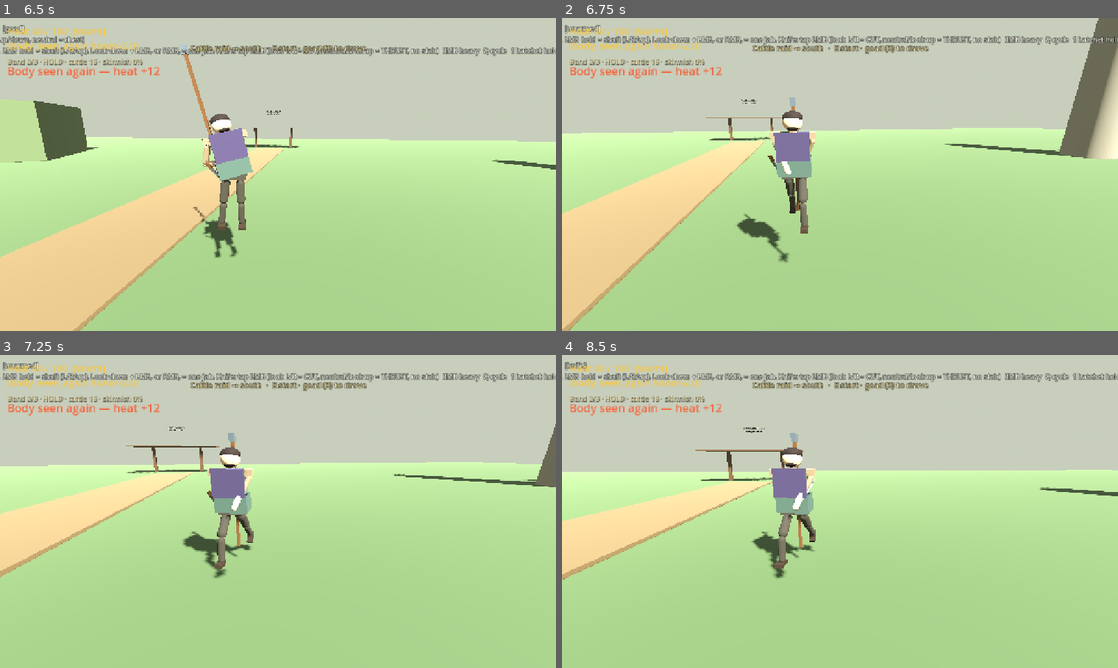
Above: before the commit, frames 1-4 (two rows, left to right).
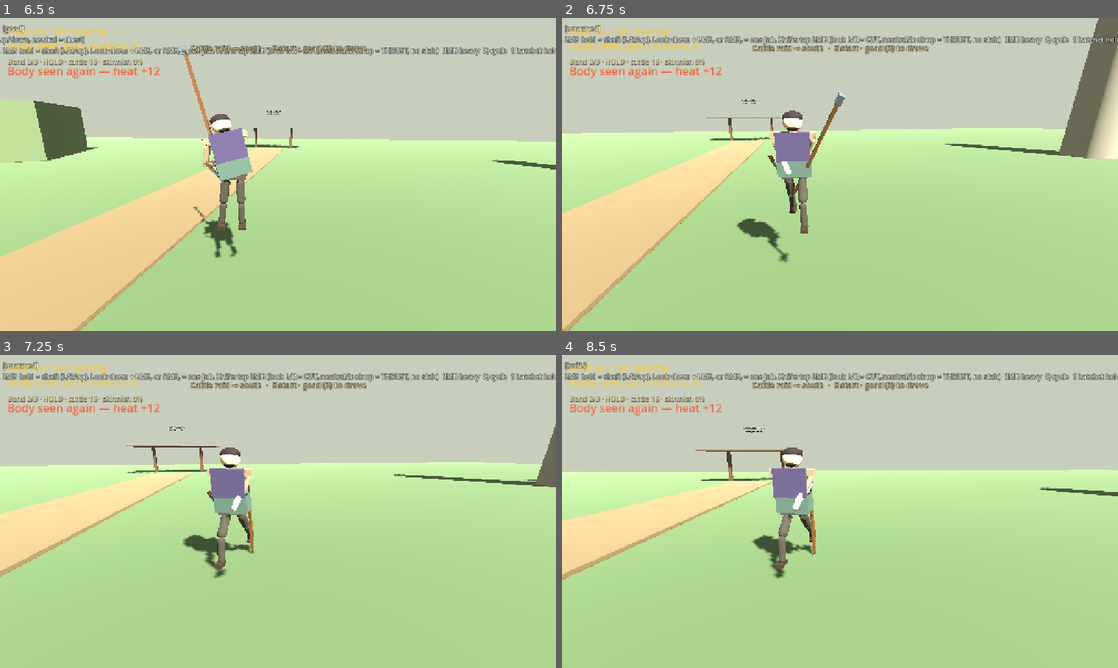
Above: after the commit, the same moments.

Repository: fortins4/devPlayground
Game: Godot game, scene res://scenes/main/main.tscn
Two runs of this game, one before a commit and one after it. Both use one fixed random seed, a clock stepped at 60 frames per second and the inputs below.
Inputs (mouse positions are in pixels of both pictures, inside the frame that each line leads up to):
- Up to frame 1 (6.5 s): tap Enter at 0.5 s; move the mouse to (305, 174) at 0.52 s; hold Right mouse button (attack_heavy) 0.53-1.28 s; hold W (move_forward) 0.53-5.78 s; click (305, 174) at 0.67 s; tap Space (jump) at 0.77, 1.52, 3.02, 3.77, 4.52, 6.02 s; move the mouse to (250, 174) at 1.27 s; click (250, 174) at 1.35 s; move the mouse to (289, 168) at 2.02 s; hold H (band_toggle) 2.03-2.78 s; move the mouse to (272, 180) at 2.77 s; tap Ctrl (crouch) at 2.85 s; click (272, 180) at 2.92 s; move the mouse to (316, 177) at 3.52 s; hold Q (cycle_weapon) 3.53-4.28 s; move the mouse to (233, 171) at 4.27 s; tap E (interact) at 4.35 s; move the mouse to (283, 174) at 5.02 s; hold Shift (sprint) 5.03-5.78 s; click (283, 174) at 5.17 s; move the mouse to (255, 168) at 5.77 s; hold D (move_right) from 5.78 s (still down); tap 3 (weapon_goad) at 5.85 s
- Up to frame 2 (6.75 s): move the mouse to (867, 174) at 6.52 s; release D (move_right) at 6.53 s; hold W (move_forward) from 6.53 s (still down); hold 1 (weapon_hatchet) from 6.53 s (still down)
- Up to frame 3 (7.25 s): keep holding W (move_forward); keep holding 1 (weapon_hatchet); tap Space (jump) at 6.77 s
- Up to frame 4 (8.5 s): keep holding W (move_forward); move the mouse to (812, 511) at 7.27 s; release 1 (weapon_hatchet) at 7.28 s; tap 2 (weapon_knife) at 7.35 s; click (812, 511) at 7.42 s; tap Space (jump) at 7.52 s; move the mouse to (851, 505) at 8.02 s; tap Delete at 8.1 s

Frame 1 is identical in both runs. In frame 2, 0.4% of the frame differs, in the area x 32-51%, y 23-72%; in frame 3, 0.3%; in frame 4, 0.3%.

Commit message:
feat(combat): draw the goad off the back

Diff:
--- a/scripts/characters/player/player_controller.gd
+++ b/scripts/characters/player/player_controller.gd
@@ -81,6 +81,8 @@
 const GOAD_AIM_SPAN := 18.0
 ## Follow-through eases back to the ready pose. Not a hard zero, not a victory hold.
 const GOAD_SETTLE_SEC := 0.22
+## Back seat to the two-hand idle, and the same path home. Not a pop.
+const GOAD_DRAW_SEC := 0.36
 ## Hit flinch: snap in, short hold, ease back to the ready pose. Not a knockdown.
 const HURT_FLINCH_IN_SEC := 0.10
 const HURT_FLINCH_HOLD_SEC := 0.12
@@ -102,6 +104,13 @@
 ## Metres the goad grip slides along the shaft during a bent-elbow guard.
 ## The mesh shifts back by the same amount, so the shaft stays where it was.
 var _goad_grip_slide: float = 0.0
+## 0 = full goad on the back seat, 1 = landed in the hands.
+var _goad_draw_u: float = 1.0
+var _goad_draw_tween: Tween
+var _goad_stowing: bool = false
+var _back_goad_seat: Transform3D = Transform3D.IDENTITY
+var _goad_stow_from: Transform3D = Transform3D.IDENTITY
+var _goad_seat_ready: bool = false
 var _tool_pose_active: bool = false
 ## True while the goad shaft-block pose is applied (so sprint/release can drop it).
 var _shaft_pose_applied: bool = false
@@ -140,6 +149,13 @@
 	right_arm = locomotion.get_right_arm()
 	if right_arm:
 		_arm_base_rotation = right_arm.rotation
+	var back_goad := get_node_or_null("Visual")
+	if back_goad:
+		var seat := (back_goad as Node).find_child("BackGoad", true, false) as Node3D
+		if seat:
+			_back_goad_seat = seat.transform
+			_goad_seat_ready = true
+	_goad_draw_u = 0.0 if combat == null or combat.current_weapon != CombatSystem.Weapon.GOAD else 1.0
 	_sync_back_goad_visibility()
 	_apply_weapon_idle_pose()
 
@@ -676,10 +692,12 @@
 
 
 func _on_weapon_changed(weapon: StringName) -> void:
-	_sync_back_goad_visibility()
 	_tool_pose_active = false
 	if locomotion:
 		locomotion.clear_combat_additives()
+	_begin_goad_travel(weapon == &"goad")
+	_sync_back_goad_visibility()
+	if locomotion:
 		_apply_weapon_idle_pose()
 	# Hide belt knife mesh when knife is drawn as active weapon.
 	if locomotion == null:
@@ -699,8 +717,10 @@
 		return
 	var back_goad := visual_node.find_child("BackGoad", true, false) as Node3D
 	if back_goad:
-		# In the hands only while the goad is equipped. Otherwise it rests on the back.
-		back_goad.visible = combat.current_weapon != CombatSystem.Weapon.GOAD
+		# One mesh. The back copy is hidden for the whole draw, including the first step off the seat.
+		back_goad.visible = combat.current_weapon != CombatSystem.Weapon.GOAD and not _goad_draw_tween_running_to_hands()
+		if combat.current_weapon != CombatSystem.Weapon.GOAD and _goad_stowing:
+			back_goad.visible = true
 
 
 func _on_attack_performed(_attacker: Node, kind: StringName, weapon: StringName) -> void:
@@ -838,6 +858,18 @@
 		return
 	if combat.current_weapon == CombatSystem.Weapon.UNARMED:
 		# Empty hands. No goad seat and no knife pose.
+		_tool_pose_active = false
+		_sync_weapon_to_hand()
+		return
+	# Draw eases the body from empty hands into the existing idle. The idle itself is unchanged.
+	if combat.current_weapon == CombatSystem.Weapon.GOAD and _goad_draw_u < 0.999:
+		var pose: Dictionary = ToolStrikePoses.tool_idle_pose(CombatSystem.Weapon.GOAD)
+		var u := _goad_draw_smooth()
+		for k in pose.keys():
+			var key := String(k)
+			if key == "weapon" or key == "root_drop" or key == "grip_slide":
+				continue
+			locomotion.set_combat_additive(key, (pose[k] as Vector3) * u)
 		_tool_pose_active = false
 		_sync_weapon_to_hand()
 		return
@@ -1193,11 +1225,123 @@
 				)
 	weapon_visual.rotation = rot
 	_weapon_base_y = weapon_visual.position.y
-	if combat and combat.current_weapon == CombatSystem.Weapon.GOAD:
+	var drawing := combat and combat.current_weapon == CombatSystem.Weapon.GOAD and _goad_draw_u < 0.999 and not combat.is_attacking and not combat.is_charging and not combat.is_shaft_blocking
+	if drawing:
+		var hand_xf := weapon_visual.global_transform
+		var seat_xf := _back_seat_global()
+		weapon_visual.global_transform = seat_xf.interpolate_with(hand_xf, _goad_draw_smooth())
+	elif combat and combat.current_weapon == CombatSystem.Weapon.GOAD:
 		ToolStrikePoses.seat_goad_off_hand(locomotion, weapon_visual)
 	# Keep combat idle rest in sync while not charging so recovery returns to grip.
-	if combat and not combat.is_charging and not combat.is_attacking:
+	# Not the in-between draw pose — recovery must come back to the landed hold.
+	if combat and not combat.is_charging and not combat.is_attacking and not drawing:
 		combat.set_weapon_rest_transform(weapon_visual.transform)
+
+
+
+func _goad_draw_smooth() -> float:
+	var u := clampf(_goad_draw_u, 0.0, 1.0)
+	return u * u * (3.0 - 2.0 * u)
+
+
+func _goad_draw_tween_running_to_hands() -> bool:
+	return false
+
+
+func _back_goad_node() -> Node3D:
+	var visual_node := get_node_or_null("Visual") as Node3D
+	if visual_node == null:
+		return null
+	return visual_node.find_child("BackGoad", true, false) as Node3D
+
+
+func _back_seat_global() -> Transform3D:
+	var back := _back_goad_node()
+	if back == null or back.get_parent() == null:
+		return weapon_visual.global_transform if weapon_visual else Transform3D.IDENTITY
+	return (back.get_parent() as Node3D).global_transform * _back_goad_seat
+
+
+func _begin_goad_travel(to_hands: bool) -> void:
+	if not _goad_seat_ready:
+		_goad_draw_u = 1.0 if to_hands else 0.0
+		return
+	if to_hands and _goad_draw_u >= 0.999 and not _goad_stowing:
+		return
+	if not to_hands and _goad_draw_u <= 0.001 and not _goad_stowing:
+		return
+	if _goad_draw_tween and _goad_draw_tween.is_valid():
+		_goad_draw_tween.kill()
+	if to_hands:
+		_goad_stowing = false
+		var back := _back_goad_node()
+		if back:
+			back.visible = false
+			back.transform = _back_goad_seat
+		_goad_draw_u = 0.0
+		_goad_draw_tween = create_tween()
+		_goad_draw_tween.tween_method(_set_goad_draw_u, 0.0, 1.0, GOAD_DRAW_SEC)
+	else:
+		if weapon_visual:
+			_goad_stow_from = weapon_visual.global_transform
+		_goad_stowing = true
+		var back := _back_goad_node()
+		if back:
+			back.visible = true
+			_apply_back_goad_carry(1.0)
+		_goad_draw_tween = create_tween()
+		_goad_draw_tween.tween_method(_set_goad_draw_u, _goad_draw_u if _goad_draw_u > 0.0 else 1.0, 0.0, GOAD_DRAW_SEC)
+
+
+func _set_goad_draw_u(u: float) -> void:
+	_goad_draw_u = u
+	if _goad_stowing:
+		_apply_back_goad_carry(u)
+		if u <= 0.001:
+			_finish_goad_stow()
+	elif combat and combat.current_weapon == CombatSystem.Weapon.GOAD:
+		_sync_weapon_to_hand()
+
+
+func _apply_back_goad_carry(u: float) -> void:
+	var back := _back_goad_node()
+	if back == null:
+		return
+	var seat_xf := _back_seat_global()
+	back.global_transform = seat_xf.interpolate_with(_goad_stow_from, clampf(u, 0.0, 1.0))
+
+
+func _finish_goad_stow() -> void:
+	_goad_stowing = false
+	_goad_draw_u = 0.0
+	var back := _back_goad_node()
+	if back:
+		back.transform = _back_goad_seat
+		back.visible = combat == null or combat.current_weapon != CombatSystem.Weapon.GOAD
+
+
+## Capture hook. u=0 is the back seat, u=1 is the landed two-hand idle.
+func sample_goad_draw(u: float) -> void:
+	if _goad_draw_tween and _goad_draw_tween.is_valid():
+		_goad_draw_tween.kill()
+	_goad_stowing = false
+	_goad_draw_u = clampf(u, 0.0, 1.0)
+	var back := _back_goad_node()
+	if combat and combat.current_weapon == CombatSystem.Weapon.GOAD:
+		if back:
+			back.visible = false
+			back.transform = _back_goad_seat
+		if locomotion:
+			locomotion.clear_combat_additives()
+		_apply_weapon_idle_pose()
+	else:
+		_goad_draw_u = 0.0
+		if back:
+			back.visible = true
+			back.transform = _back_goad_seat
+		if locomotion:
+			locomotion.clear_combat_additives()
+		_apply_weapon_idle_pose()
 
 
 func _idle_weapon_euler() -> Vector3:
--- a/scripts/characters/shared/kerne_mesh_builder.gd
+++ b/scripts/characters/shared/kerne_mesh_builder.gd
@@ -269,12 +269,14 @@
 		bk_b.position = Vector3(0.0, -0.12, 0.0)
 		belt_knife.add_child(bk_b)
 
-		# Same goad as the hands: full shaft, gray head. Face is +Z, so -Z is the back.
-		# Long axis is local Y, up the spine, inside the torso's width.
+		# Same goad as the hands: full 1.75 shaft and gray head. Not scaled.
+		# Head sits beside the right shoulder; the shaft leans down the back
+		# so the butt passes beside the hip, behind the tunic, not over the
+		# skull and not out between the legs.
 		var back_goad := Node3D.new()
 		back_goad.name = "BackGoad"
-		back_goad.position = Vector3(0.0, -0.55, -0.158)
-		back_goad.rotation_degrees = Vector3.ZERO
+		back_goad.position = Vector3(0.170, -1.058, -0.433)
+		back_goad.rotation_degrees = Vector3(9.8, -0.2, -1.2)
 		torso.add_child(back_goad)
 		var goad_mesh := BoxMesh.new()
 		goad_mesh.size = Vector3(0.045, 1.75, 0.045)
